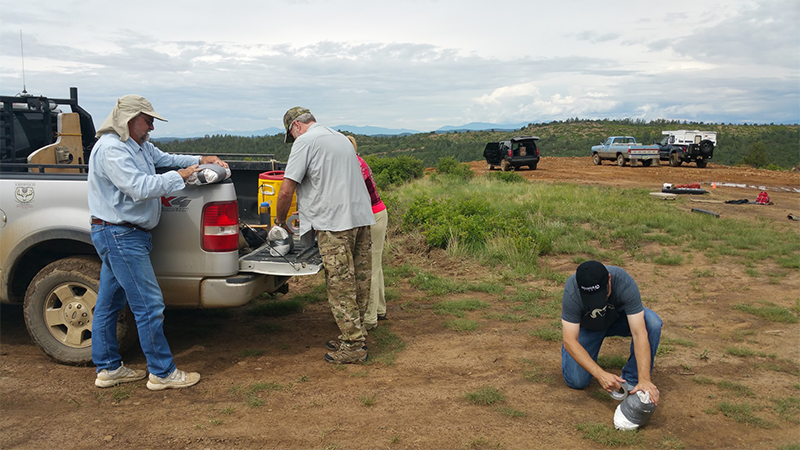
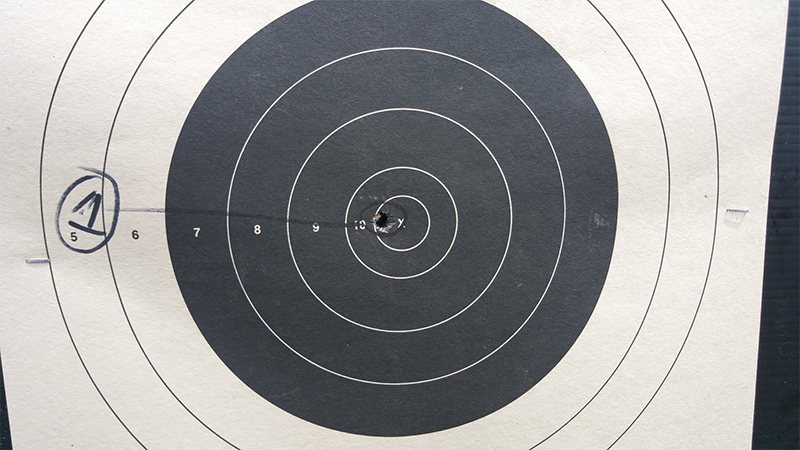
Comparing the layer stacks of the two 800px x 450px images. Changes:
renamed "PLR I June 12-14 2015 (11)" to "PLR I June 12-14 2015 (17)", painted on it over [0, 0, 800, 450]
